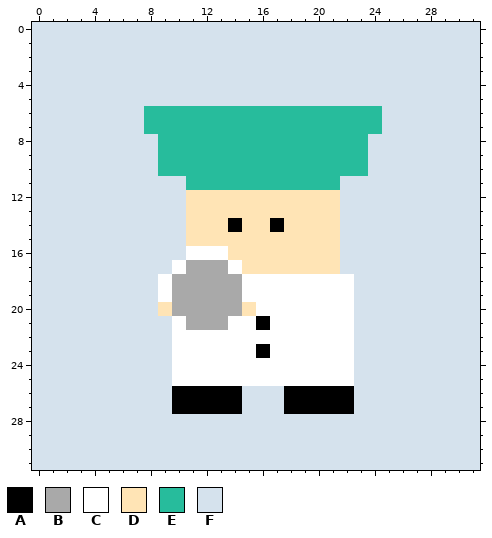
A pixel-art sprite gets an edit: overcooked_server/assets/chef_2_holding_plate_empty.png. Above is the file before it was changed.
The file is 32x32 pixels.
Palette (. is transparent): A #000000  B #a9a9a9  C #ffffff  D #ffe4b5  E #27bc9c  F #d5e2ed
New version:
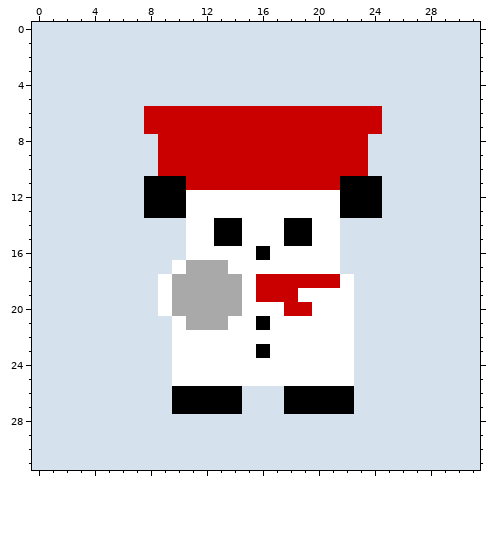
Diff:
colour E: #27bc9c -> #ca0000
y 11: x 8..10 FFF -> AAA; x 22..24 FFF -> AAA
y 12..13: x 8..24 FFFDDDDDDDDDDDFFF -> AAACCCCCCCCCCCAAA
y 14: x 11..13 DDD -> CCA; x 15..21 DDADDDD -> CCCAACC
y 15: x 11..21 DDDDDDDDDDD -> CCAACCCAACC
y 16: x 14..21 DDDDDDDD -> CCACCCCC
y 17: x 15..21 DDDDDDD -> CCCCCCC
y 18: x 16..21 CCCCCC -> EEEEEE
y 19: x 16..18 CCC -> EEE
y 20: x 9 D -> C; x 15 D -> C; x 18..19 CC -> EE
Boxes around the changes in both pictures, in picture pixels (x1, y1, x2, y2):
changed: (144, 106, 382, 316)
